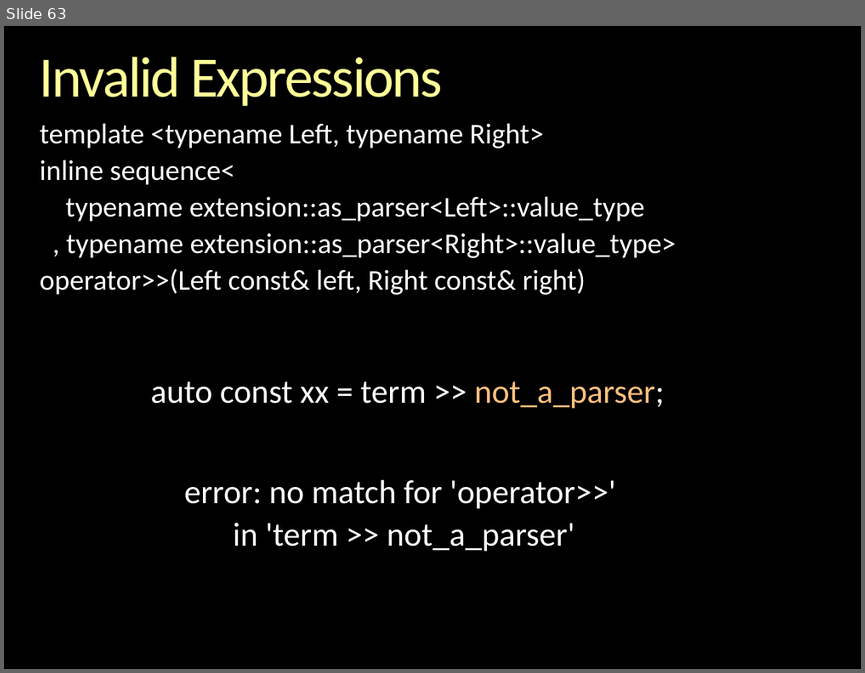
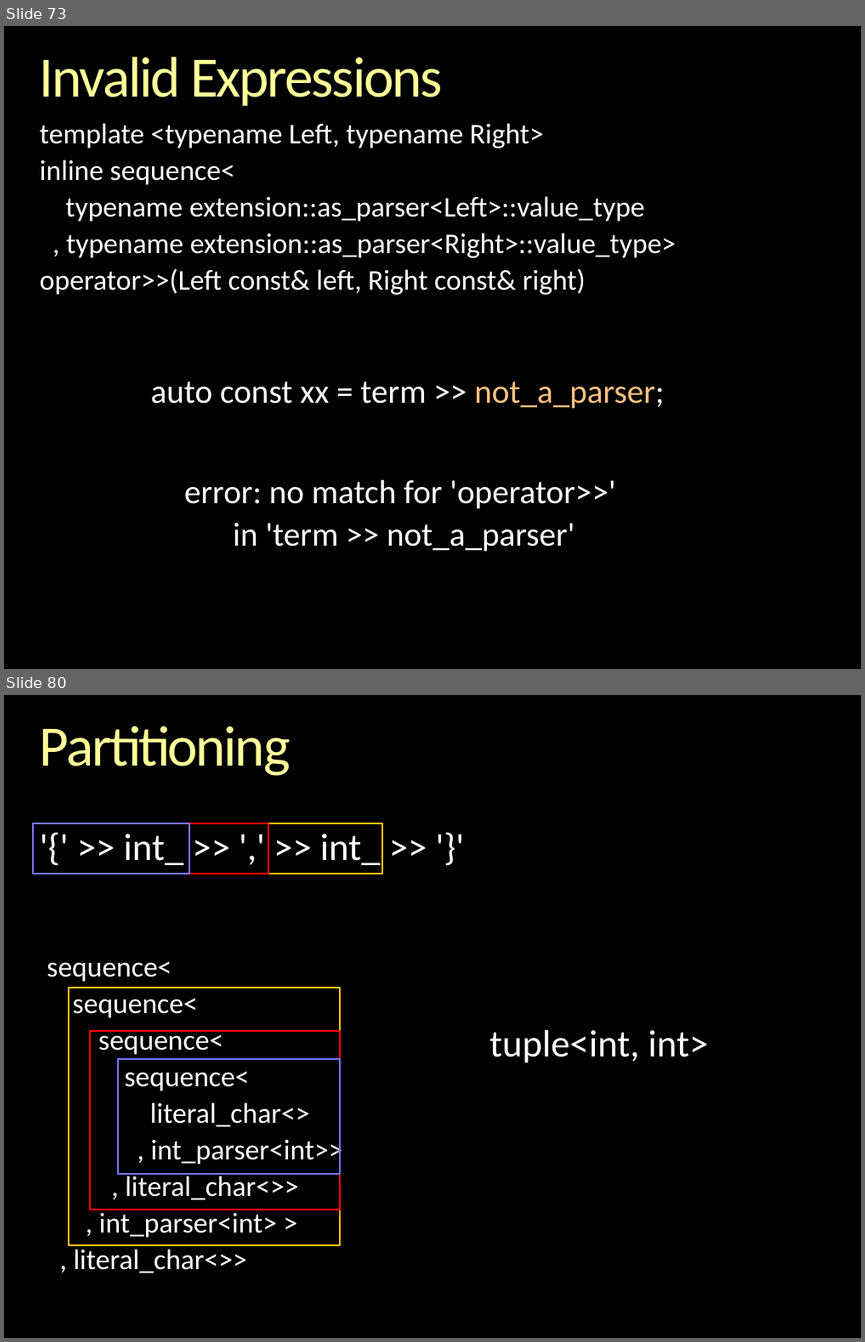
Before and after one commit to boostorg/spirit, a slide deck: libs/spirit/doc/cppnow_2013/Inside Spirit X3.pptx. Shown one above the other, each under a label of ours: slide 63 before the commit, slides 73 and 80 after it; the slides between them are not shown. The pictures are 865x673 and 865x1342 pixels, drawn with LibreOffice and Linux fonts; fonts in the diff are those of the drawing; background and template pictures are left out. Boxes give left, top, right and bottom in pixels: in the first picture for what was removed or moved away, otherwise in the second. Text is boxed around its words. In the diff, an @@ line names an element or a change of style, - is before the commit and + after.

```diff
--- a/libs/spirit/doc/cppnow_2013/Inside Spirit X3.pptx
+++ b/libs/spirit/doc/cppnow_2013/Inside Spirit X3.pptx
@@ slide 80 added at <box>4,695,861,1338</box>, background picture (left out) @@
@@ title added at <box>40,726,290,776</box>, 48 pt, text gradient #FFFFB9 to #FFFF99 to #F6AE1E @@
+Partitioning
@@ rectangle added at <box>32,823,382,873</box>, outline #FFC000 1.5 pt @@
@@ rectangle added at <box>32,823,268,873</box>, outline #FF0000 1.5 pt @@
@@ rectangle added at <box>32,823,189,873</box>, outline #7575FA 1.5 pt @@
@@ text added at <box>124,834,381,865</box>, 32 pt, text #FFFFFF @@
+'{' >> int_ >> ',' >> int_ >> '}'
@@ text added at <box>46,961,343,1273</box>, 24 pt, text #FFFFFF @@
+sequence<
+sequence<
+sequence<
+sequence<
+literal_char<>
+, int_parser<int>>
+, literal_char<>>
+, int_parser<int> >
+, literal_char<>>
@@ rectangle added at <box>69,988,340,1245</box>, outline #FFC000 1.5 pt @@
@@ rectangle added at <box>90,1031,340,1209</box>, outline #FF0000 1.5 pt @@
@@ text added at <box>489,1030,709,1063</box>, 32 pt, text #FFFFFF @@
+tuple<int, int>
@@ rectangle added at <box>118,1059,339,1173</box>, outline #7575FA 1.5 pt @@
@@ what was slide 63 is now slide 73 @@
```
Also in this commit, not shown: 1 slide changed, 24 other slides added.
